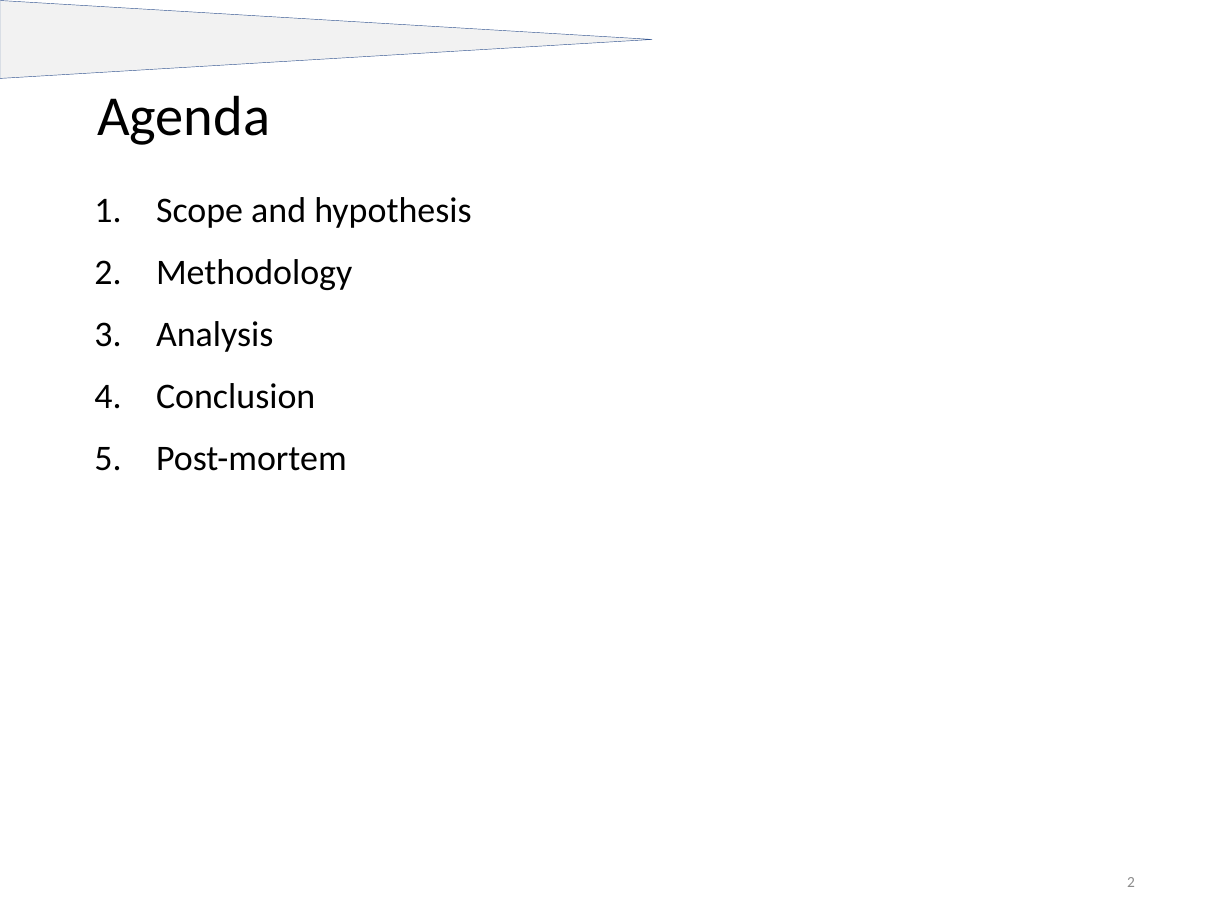
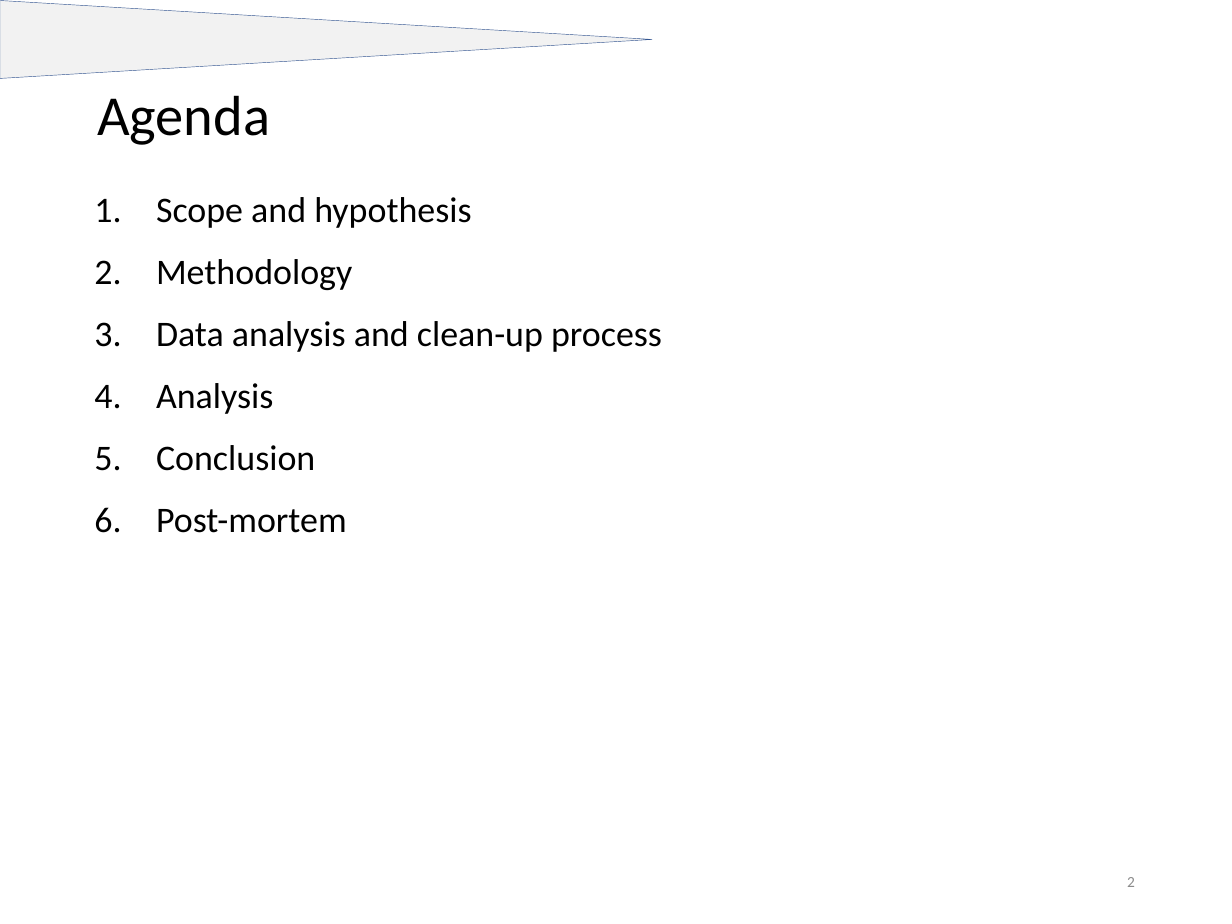
Before and after one commit to nick-nasse/pyd-pyper, a slide deck: slide 2 of 200729 Clinical Trials Analysis_v2.pptx. Drawn at 1232x924 pixels with LibreOffice and Linux fonts; fonts in the diff are those of the drawing. Boxes give left, top, right and bottom in pixels: in the first picture for what was removed or moved away, otherwise in the second. Text is boxed around its words. In the diff, an @@ line names an element or a change of style, - is before the commit and + after.

```diff
--- a/200729 Clinical Trials Analysis_v2.pptx
+++ b/200729 Clinical Trials Analysis_v2.pptx
@@ text at (156, 321, 662, 352): paragraph added @@
+3. Data analysis and clean-up process
```
Also in this commit, not shown: 11 other slides changed, 1 slide added.
